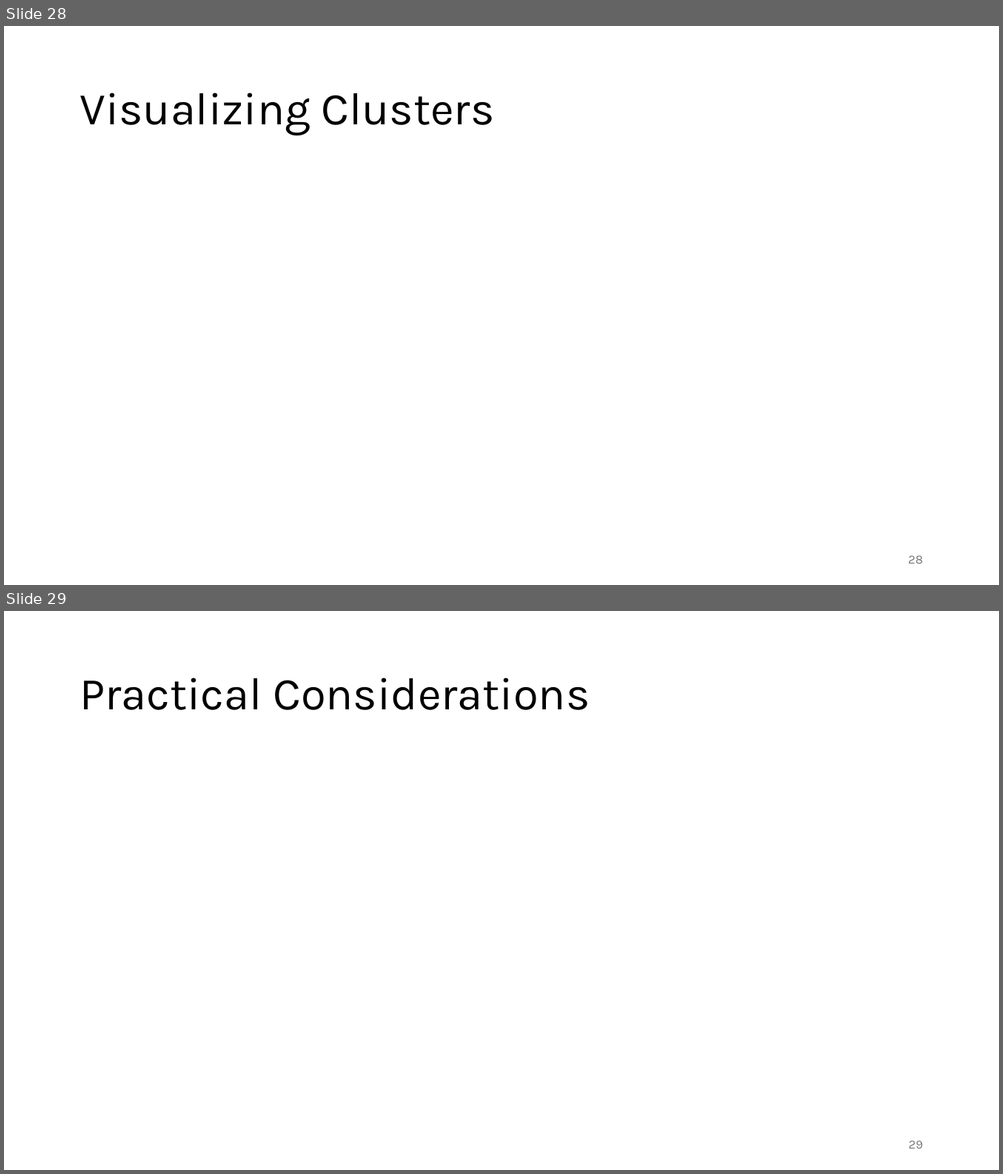
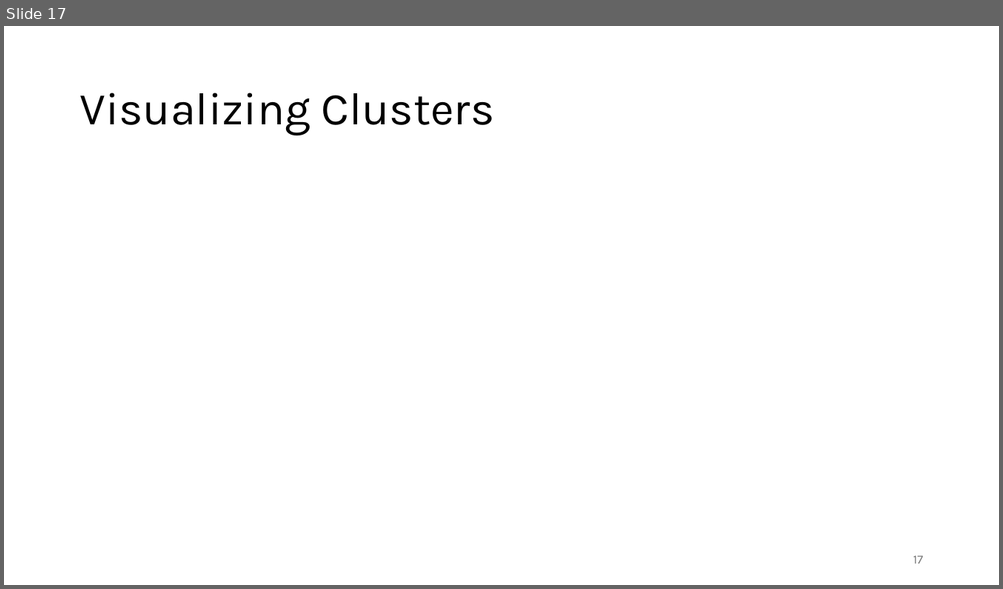
Before and after one commit to FelixWick/data_science, a slide deck: slides/2_clustering.pptx. Shown one above the other, each under a label of ours: slides 28 and 29 before the commit, slide 17 after it. The pictures are 1003x1174 and 1003x589 pixels, drawn with LibreOffice and Linux fonts; fonts in the diff are those of the drawing. Boxes give left, top, right and bottom in pixels: in the first picture for what was removed or moved away, otherwise in the second. Text is boxed around its words. In the diff, an @@ line names an element or a change of style, - is before the commit and + after.

```diff
--- a/slides/2_clustering.pptx
+++ b/slides/2_clustering.pptx
@@ slide 29 removed at [4, 611, 999, 1170], background #FFFFFF @@
@@ title removed at [79, 678, 589, 710] @@
-Practical Considerations
@@ page number removed at [908, 1141, 922, 1149] @@
-29
@@ what was slide 28 is now slide 17 @@
@@ page number at [913, 556, 922, 564]: text changed @@
-28
+17
```
Also in this commit, not shown: 1 slide changed, 1 slide added, 1 other slide removed, 1 other file.
